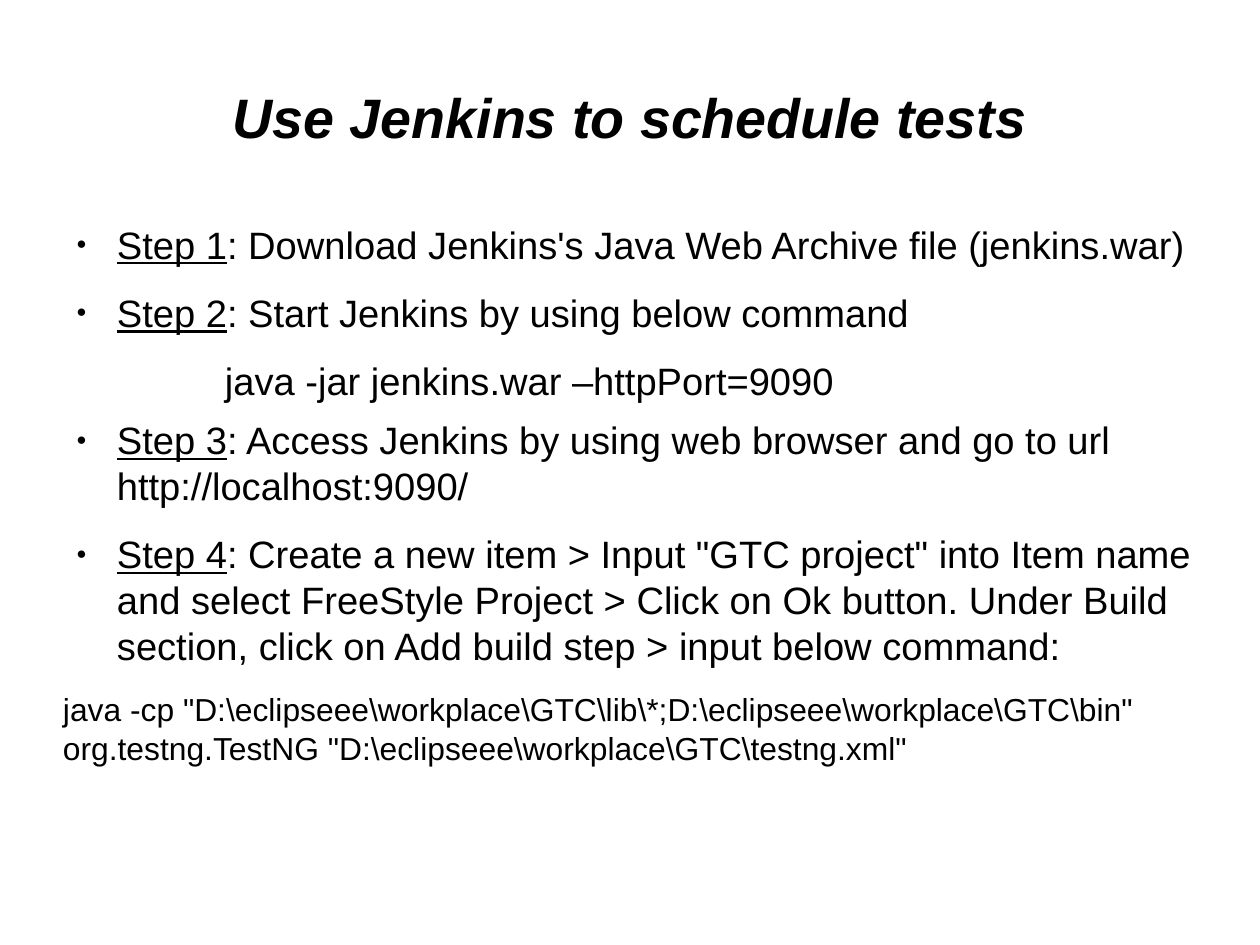
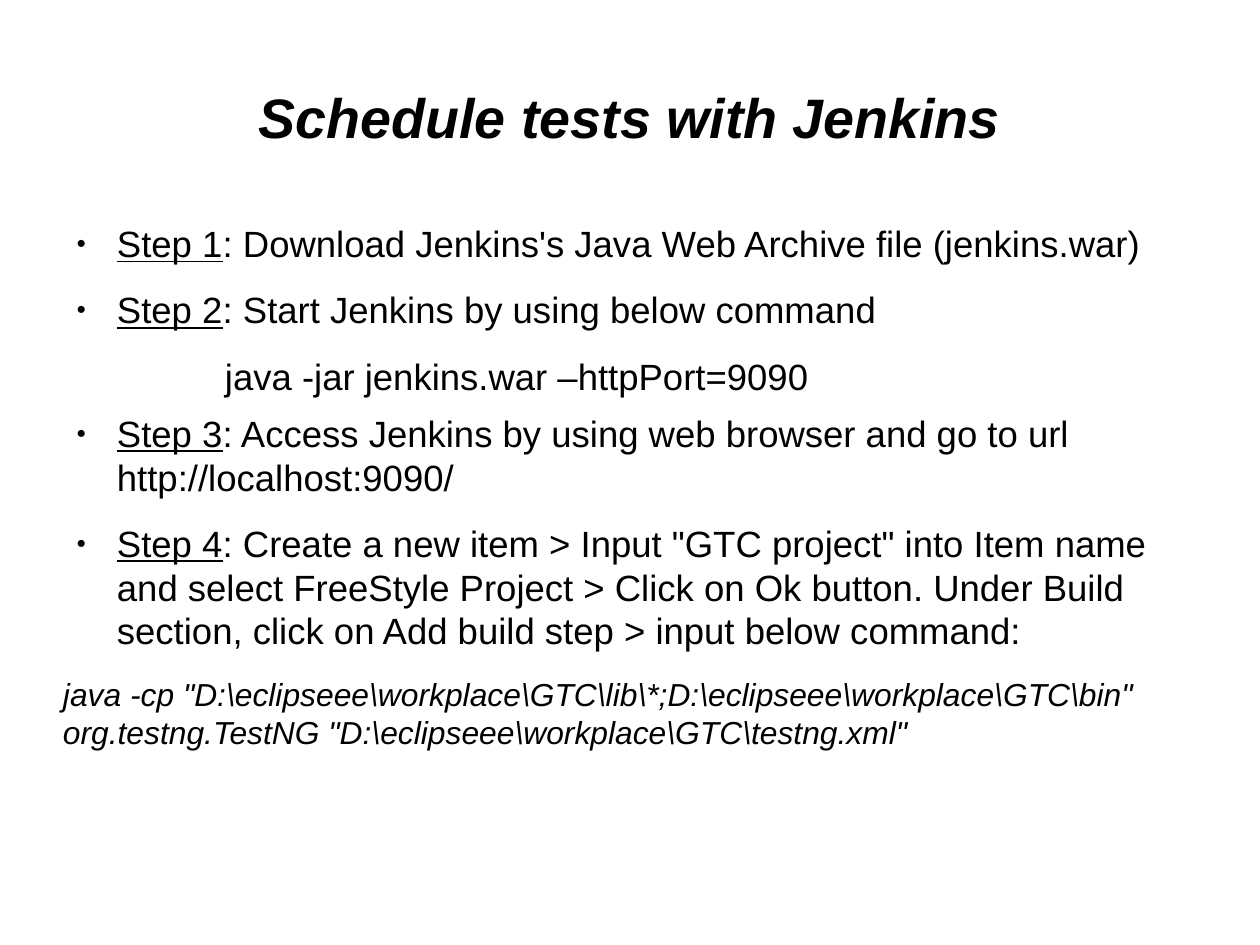
Before and after one commit to kirol/selenium, a slide deck: slide 24 of Selenium & Testops.odp. Drawn at 1260x945 pixels with LibreOffice and Linux fonts; fonts in the diff are those of the drawing. Boxes give left, top, right and bottom in pixels: in the first picture for what was removed or moved away, otherwise in the second. Text is boxed around its words. In the diff, an @@ line names an element or a change of style, - is before the commit and + after.

```diff
--- a/Selenium & Testops.odp
+++ b/Selenium & Testops.odp
@@ title at bbox=[259, 97, 1000, 139]: text changed @@
-Use Jenkins to schedule tests
+Schedule tests with Jenkins
@@ text "Step 1: Download Jenkins's Java ..." at bbox=[63, 230, 1146, 750]: size 24 to 23 pt in "Step 1: Download Jenkins's Java Web Archive ...", "Step 2: Start Jenkins by using below ...", "java -jar jenkins.war –httpPort=9090", "Step 3: Access Jenkins by using web ..." and 1 more places; italic on in "java -cp "D:\eclipseee\workplace\GTC\lib\*;D:\eclipseee\work ..." @@
```
Also in this commit, not shown: 22 other slides changed, 15 slides added, 8 slides removed, 1 other file.
